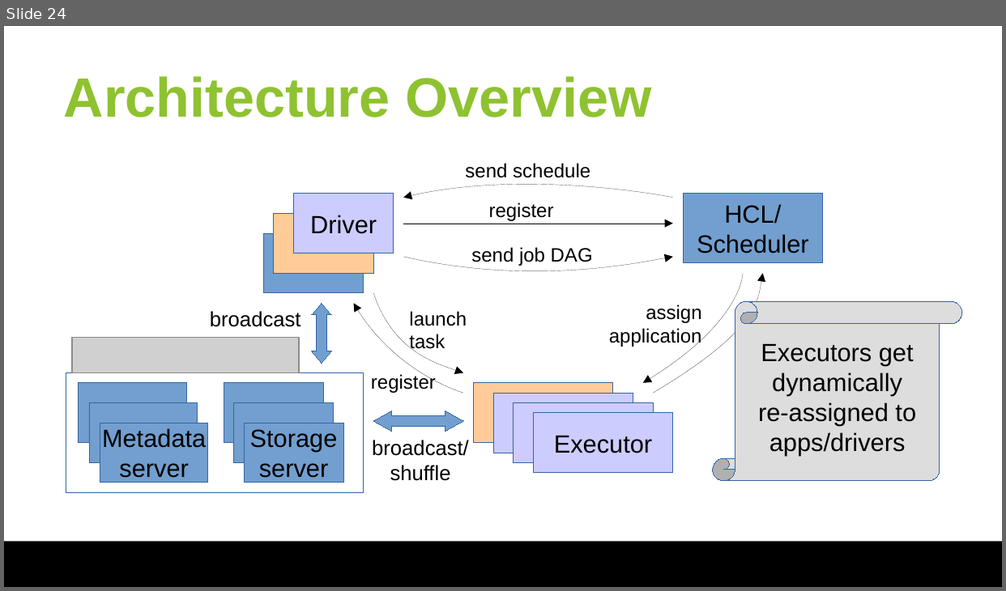
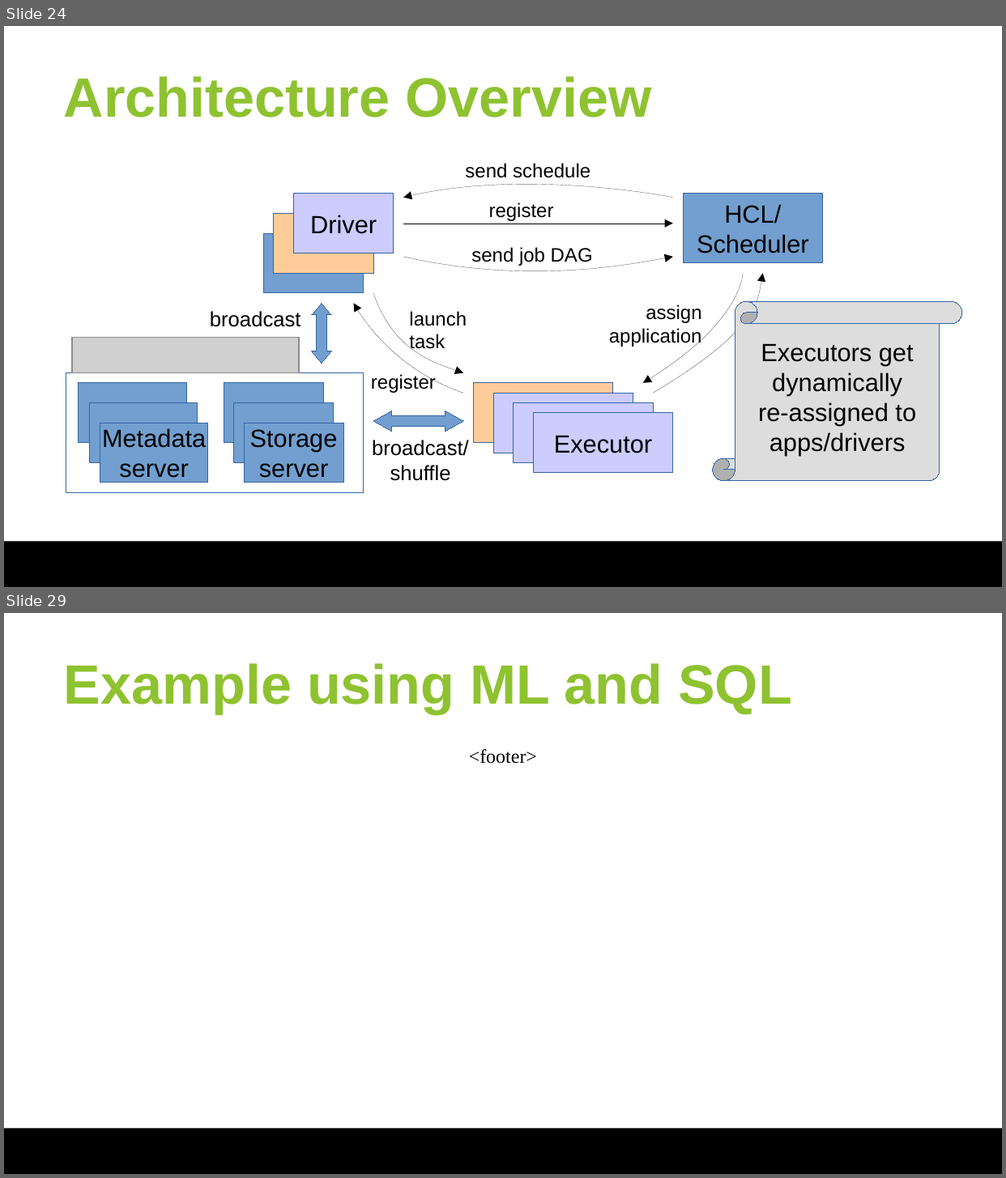
Before and after one commit to huangyibo/spark-summit-18, a slide deck: slides/spark-summit-18.odp. Shown one above the other, each under a label of ours: slide 24 before the commit, slides 24 and 29 after it; the slides between them are not shown. The pictures are 1006x591 and 1006x1178 pixels, drawn with LibreOffice and Linux fonts; fonts in the diff are those of the drawing; grey boxes stand for pictures; background and template pictures are left out. Boxes give left, top, right and bottom in pixels: in the first picture for what was removed or moved away, otherwise in the second. Text is boxed around its words. In the diff, an @@ line names an element or a change of style, - is before the commit and + after.

```diff
--- a/slides/spark-summit-18.odp
+++ b/slides/spark-summit-18.odp
@@ slide 29 added at bbox=[4, 613, 1002, 1174], background #FFFFFF; not listed: 1 template element that a slide beside it also shows @@
@@ title added at bbox=[64, 663, 792, 714], 40 pt, text #8FC230, bold @@
+Example using ML and SQL
@@ text added at bbox=[469, 749, 537, 764], 14 pt, text #000000 @@
+<footer>
```
Also in this commit, not shown: 1 slide changed, 4 other slides added, 1 slide removed.
